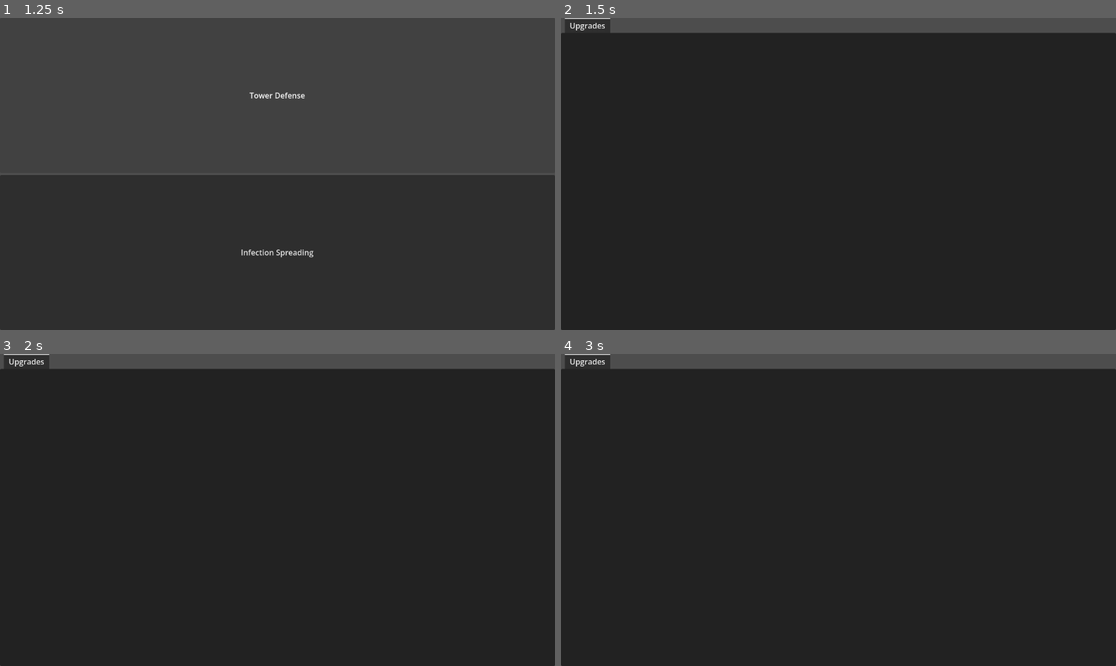
Above: before the commit, frames 1-4 (two rows, left to right).
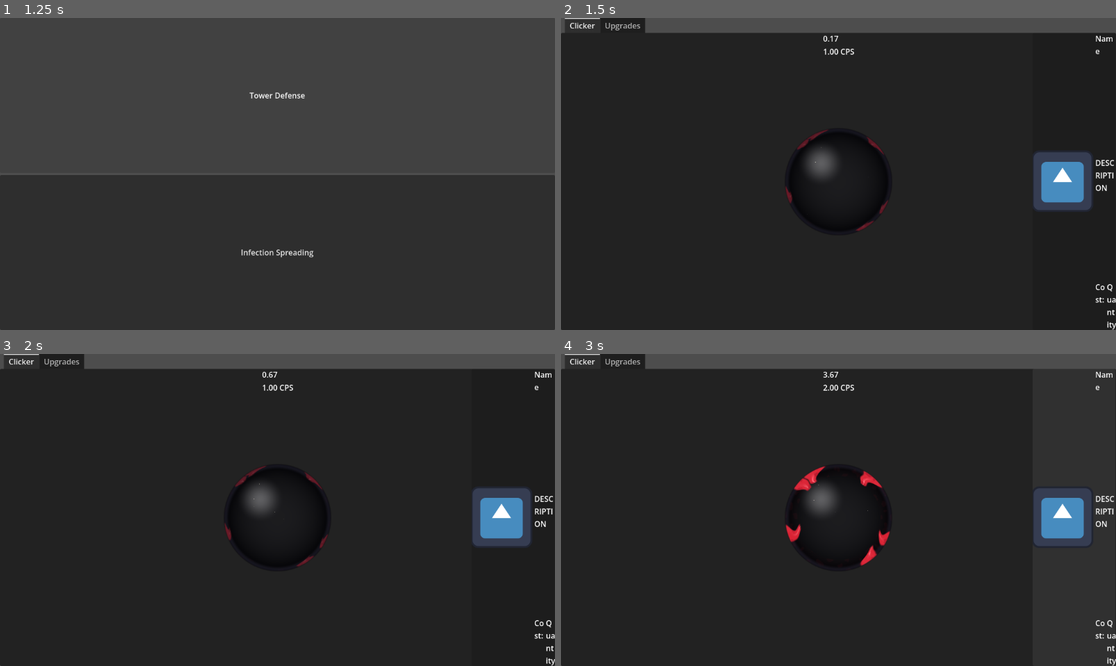
Above: after the commit, the same moments.

Repository: jphulse/591-resource-management
Game: Godot game, scene res://main_menu/main_menu.tscn
Same seed, same stepped clock (60 frames per second), same inputs: the game is played once before the commit and once after it. The project has no main scene, so this scene is started directly. The engine's default icon, where the game draws it, is replaced by a stand-in: a white triangle on a blue panel in a dark square.
Inputs (mouse positions are in pixels of both pictures, inside the frame that each line leads up to):
- Up to frame 1 (1.25 s): click "Tower Defense" at 0.5 s
- Up to frame 2 (1.5 s): click "Infection Spreading" at 1.25 s
- Up to frame 3 (2 s): no input
- Up to frame 4 (3 s): click (1071, 516) at 2.02 s; click (1071, 516) at 2.77 s

Frame 1 is identical in both runs. In frame 2, 3.7% of the frame differs, in the area x 1-100%, y 0-100%; in frame 3, 3.7%; in frame 4, 3.9%.
Error before the commit: Invalid access to property or key 'shape' on a base object of type 'null instance'. (res://infection_spreading/ui/tab_container.gd:6)

Commit message:
Update clicker.tscn

Diff:
--- a/infection_spreading/clicker/clicker.tscn
+++ b/infection_spreading/clicker/clicker.tscn
@@ -3,6 +3,7 @@
 [ext_resource type="Script" uid="uid://bhnt3nq04fpt8" path="res://infection_spreading/clicker/clicker.gd" id="1_c8eug"]
 [ext_resource type="Script" uid="uid://bc43eqcwiux3n" path="res://infection_spreading/clicker/passive_clicker.gd" id="2_hy3xo"]
 [ext_resource type="Shader" path="res://infection_spreading/clicker/infection_button.gdshader" id="3_8jdh8"]
+[ext_resource type="PackedScene" uid="uid://dqt48i3odii7u" path="res://infection_spreading/clicker/clicker_passive/clicker_passive_button.tscn" id="3_m3gyo"]
 
 [sub_resource type="Resource" id="Resource_m3gyo"]
 script = ExtResource("2_hy3xo")
